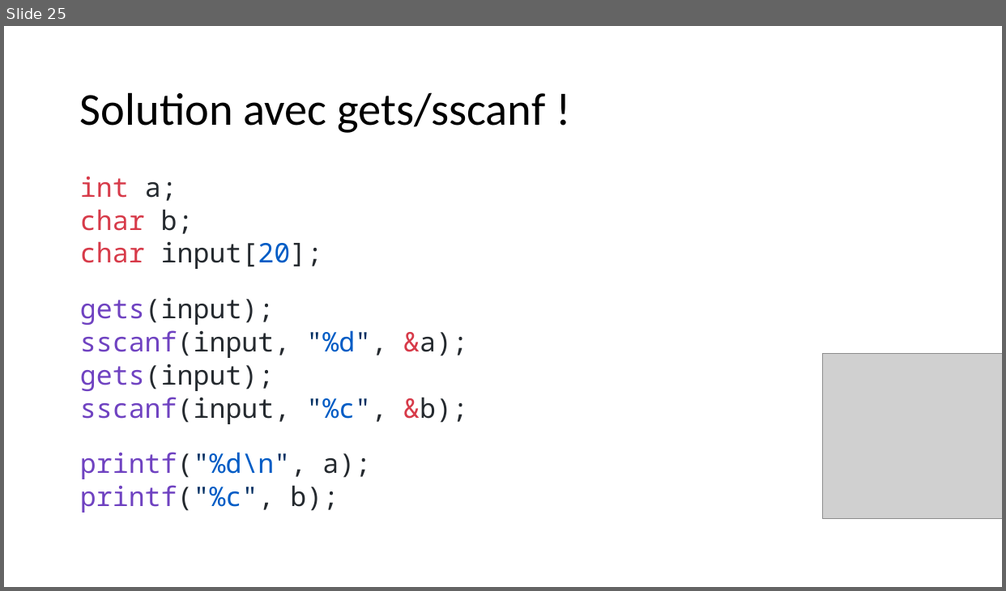
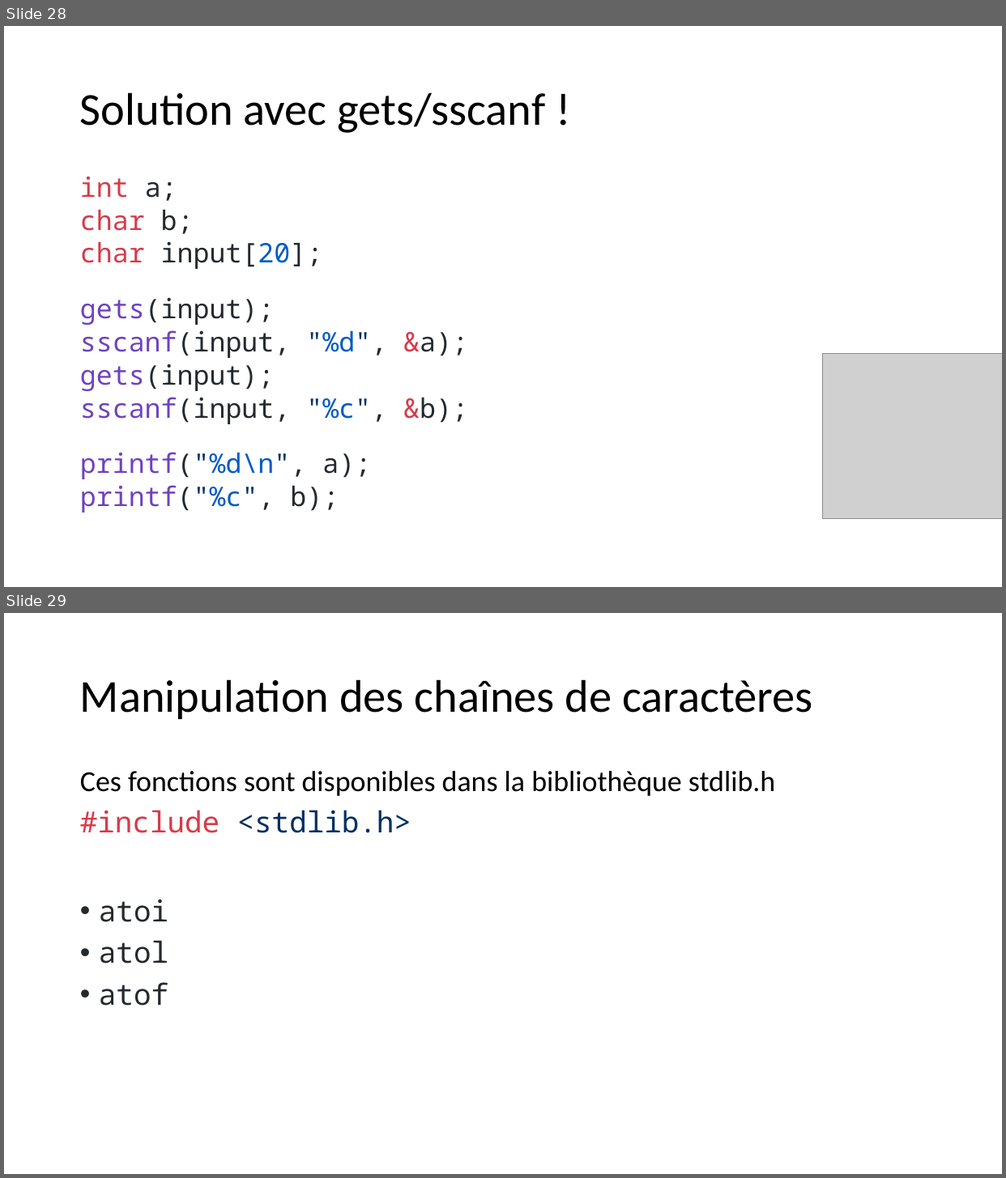
Before and after one commit to standard3/BTS1, a slide deck: 02_C/03_Tableaux/tableaux.pptx. Shown one above the other, each under a label of ours: slide 25 before the commit, slides 28 and 29 after it. The pictures are 1006x591 and 1006x1178 pixels, drawn with LibreOffice and Linux fonts; fonts in the diff are those of the drawing; grey boxes stand for pictures. Boxes give left, top, right and bottom in pixels: in the first picture for what was removed or moved away, otherwise in the second. Text is boxed around its words. In the diff, an @@ line names an element or a change of style, - is before the commit and + after.

```diff
--- a/02_C/03_Tableaux/tableaux.pptx
+++ b/02_C/03_Tableaux/tableaux.pptx
@@ slide 29 added at (4, 613, 1002, 1174), background #FFFFFF @@
@@ title added at (80, 679, 812, 719), 44 pt, text #000000 @@
+Manipulation des chaînes de caractères
@@ text added at (80, 771, 775, 833), 28 pt, text #000000 @@
+Ces fonctions sont disponibles dans la bibliothèque stdlib.h
+#include <stdlib.h>
@@ text added at (99, 899, 168, 1006), 28 pt, text #24292E @@
+• atoi
+• atol
+• atof
@@ what was slide 25 is now slide 28 @@
```
Also in this commit, not shown: 11 slides changed, 4 other slides added, 4 other files.
